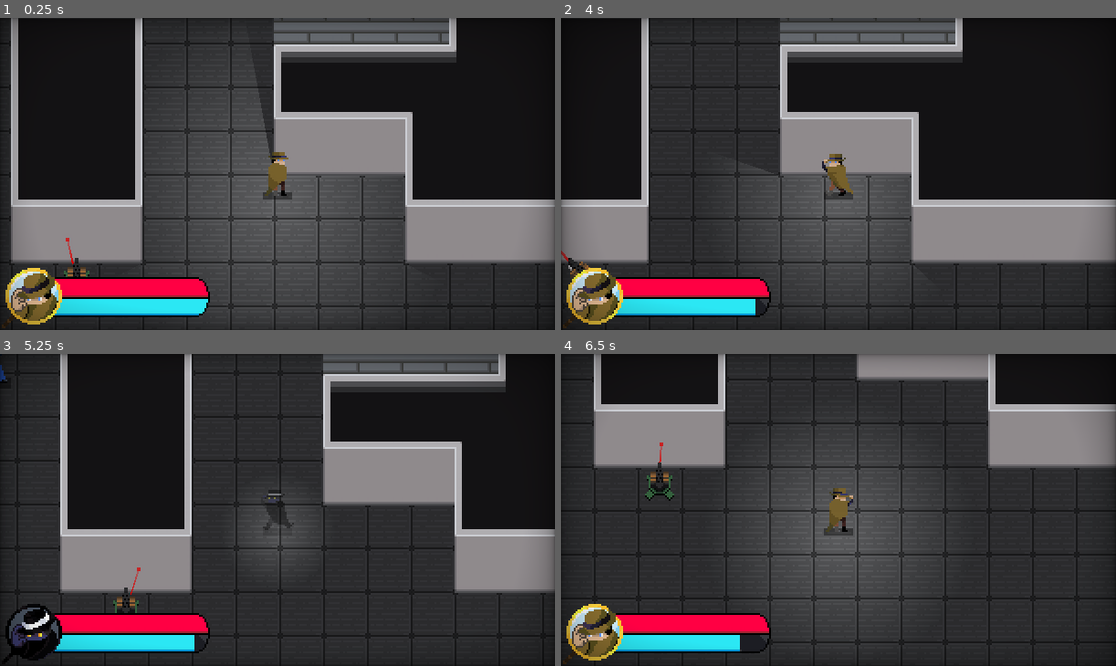
Above: before the commit, frames 1-4 (two rows, left to right).
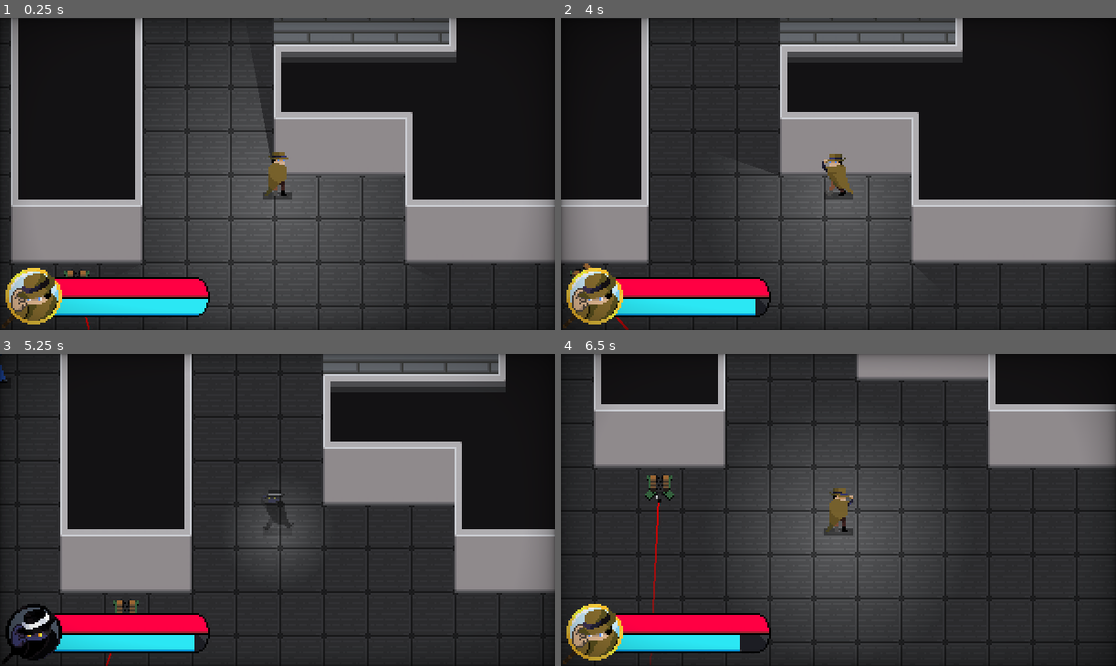
Above: after the commit, the same moments.

Repository: Cabidge/SGD1
Game: Godot game, scene res://assets/Main.tscn
The game is run twice, just before and just after one commit, with the same random seed, the same clock (stepped at 60 frames per second) and the same inputs. The engine's default icon, where the game draws it, is replaced by a stand-in: a white triangle on a blue panel in a dark square.
Inputs (mouse positions are in pixels of both pictures, inside the frame that each line leads up to):
- Up to frame 1 (0.25 s): no input
- Up to frame 2 (4 s): tap Enter (ui_accept) at 0.5, 0.77, 1.52, 3.02, 3.77 s; move the mouse to (960, 158) at 0.52 s; press the mouse at (960, 158) at 0.53 s; hold D (move_right) 0.53-1.28 s; move the mouse to (727, 189) at 1.27 s; release the mouse at (727, 189) at 1.28 s; hold S (move_down) 1.28-2.03 s; right-click (727, 189) at 1.35 s; move the mouse to (894, 105) at 2.02 s; press the mouse at (894, 105) at 2.03 s; hold D (move_right) 2.03-2.78 s; move the mouse to (810, 236) at 2.77 s; release the mouse at (810, 236) at 2.78 s; hold W (move_up) 2.78-3.53 s; right-click (810, 236) at 2.85 s; move the mouse to (1005, 220) at 3.52 s; press the mouse at (1005, 220) at 3.53 s; hold A (move_left) from 3.53 s (still down)
- Up to frame 3 (5.25 s): move the mouse to (111, 463) at 4.27 s; release the mouse at (111, 463) at 4.28 s; right-click (111, 463) at 4.35 s; tap Enter (ui_accept) at 4.52 s; move the mouse to (305, 510) at 5.02 s; release A (move_left) at 5.03 s; press the mouse at (305, 510) at 5.03 s; hold S (move_down) from 5.03 s (still down)
- Up to frame 4 (6.5 s): move the mouse to (755, 432) at 5.77 s; release S (move_down) at 5.78 s; release the mouse at (755, 432) at 5.78 s; hold D (move_right) from 5.78 s (still down); right-click (755, 432) at 5.85 s; tap Enter (ui_accept) at 6.02 s

The runs differ from the first frame. In frame 1, 0.1% of the frame differs, in the area x 11-17%, y 70-100%; in frame 2, 0.1%; in frame 3, 0.2%; in frame 4, 0.3%, in the area x 15-20%, y 28-100%.

Commit message:
Fixed turret angles

Diff:
--- a/assets/projectiles/Projectile.gd
+++ b/assets/projectiles/Projectile.gd
@@ -13,7 +13,7 @@
 	emit_signal("fired",vec)
 
 func fire_at_angle(angle : float):
-	var vec = Vector2.LEFT.rotated(angle)
+	var vec = Vector2.RIGHT.rotated(angle)
 	velocity = vec * speed
 	emit_signal("fired",vec)
 
--- a/assets/turret/Laser.gd
+++ b/assets/turret/Laser.gd
@@ -24,7 +24,7 @@
 
 func set_angle(new):
 	angle = new
-	var vec = (Vector2.LEFT).rotated(angle)
+	var vec = (Vector2.RIGHT).rotated(angle)
 
 	raycast.cast_to = vec * length
 	raycast.position = vec * 8
--- a/assets/turret/Turret.gd
+++ b/assets/turret/Turret.gd
@@ -3,7 +3,7 @@
 const SCAN_ANGLE = deg2rad(45)
 const SCAN_TIME = 0.8
 
-export(float,0,180) var starting_angle = 0
+export(float,-180,180) var starting_angle = 0
 onready var central_angle = deg2rad(starting_angle)
 
 var bullet_scene = load("res://assets/projectiles/bullet/Bullet.tscn")
@@ -53,7 +53,7 @@
 
 	sprite.angle = angle
 	laser.angle = angle
-	sight.rotation = angle + PI
+	sight.rotation = angle
 
 
 func fire():
--- a/assets/turret/TurretSM.gd
+++ b/assets/turret/TurretSM.gd
@@ -43,7 +43,7 @@
 
 
 func angle_to_player():
-	return parent.global_position.angle_to_point(player.global_position)
+	return player.global_position.angle_to_point(parent.global_position)
 
 
 func _on_Timer_timeout():
--- a/assets/turret/sprites/Sprite.gd
+++ b/assets/turret/sprites/Sprite.gd
@@ -10,8 +10,8 @@
 
 	var beta = fposmod(angle + PI/2, 2 * PI) - PI
 	var x = int(round(abs(beta) / (PI / 4.0)))
-	turn_frame = 4 - x
-	flip_h = beta < 0 and turn_frame != 0 and turn_frame != 4
+	turn_frame = x
+	flip_h = beta > 0 and turn_frame != 0 and turn_frame != 4
 	update_frame()
 
 func update_frame():
